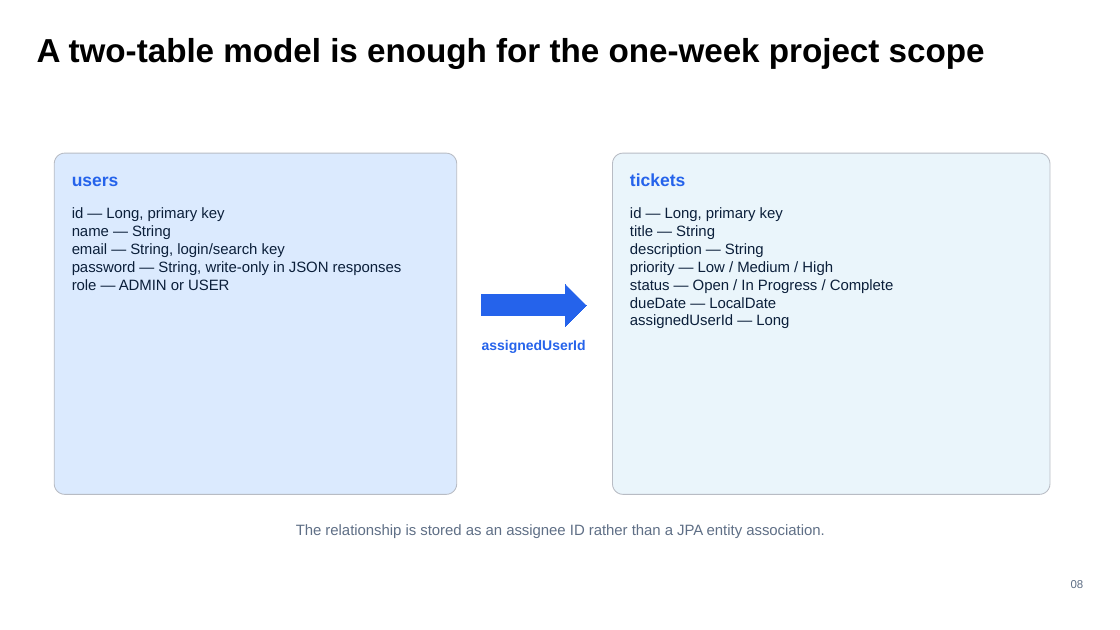
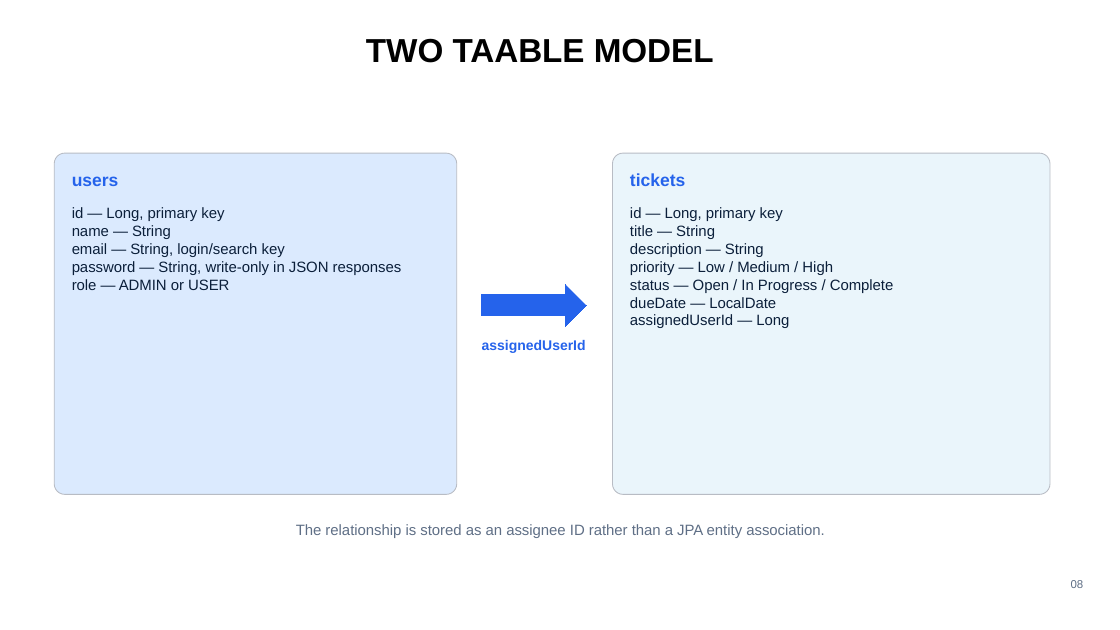
Before and after one commit to aayamneupane/MiniTaskManagement-System, a slide deck: slide 9 of documentation/Mini-Task-Management-System-Presentation.pptx (slide 8 before the commit). Drawn at 1120x630 pixels with LibreOffice and Linux fonts; fonts in the diff are those of the drawing. Boxes give left, top, right and bottom in pixels: in the first picture for what was removed or moved away, otherwise in the second. Text is boxed around its words. In the diff, an @@ line names an element or a change of style, - is before the commit and + after.

```diff
--- a/documentation/Mini-Task-Management-System-Presentation.pptx
+++ b/documentation/Mini-Task-Management-System-Presentation.pptx
@@ text at (366,38,714,63): text changed @@
-A two-table model is enough for the one-week project scope
+TWO TAABLE MODEL
```
Also in this commit, not shown: 11 other slides changed, 1 slide added.
